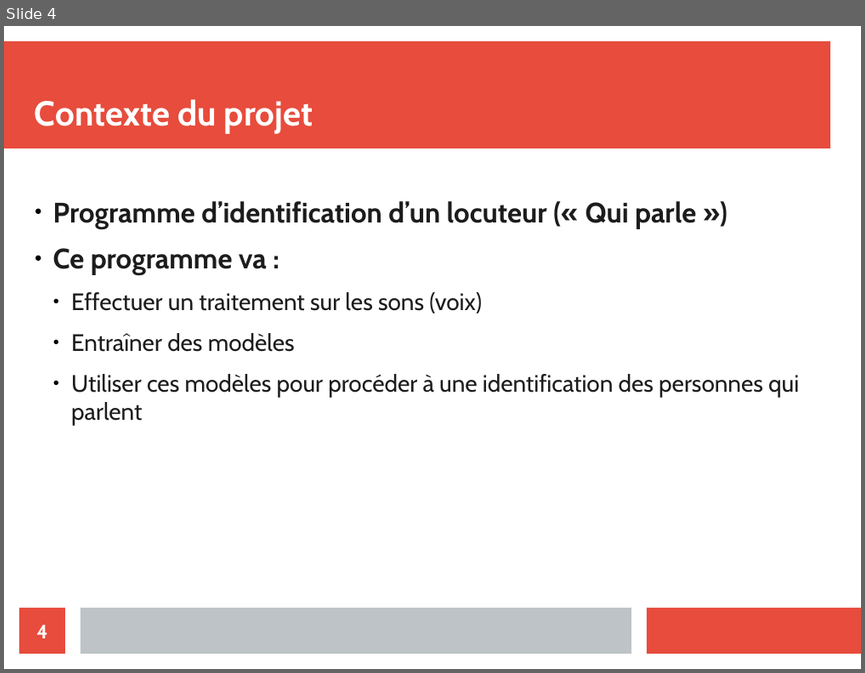
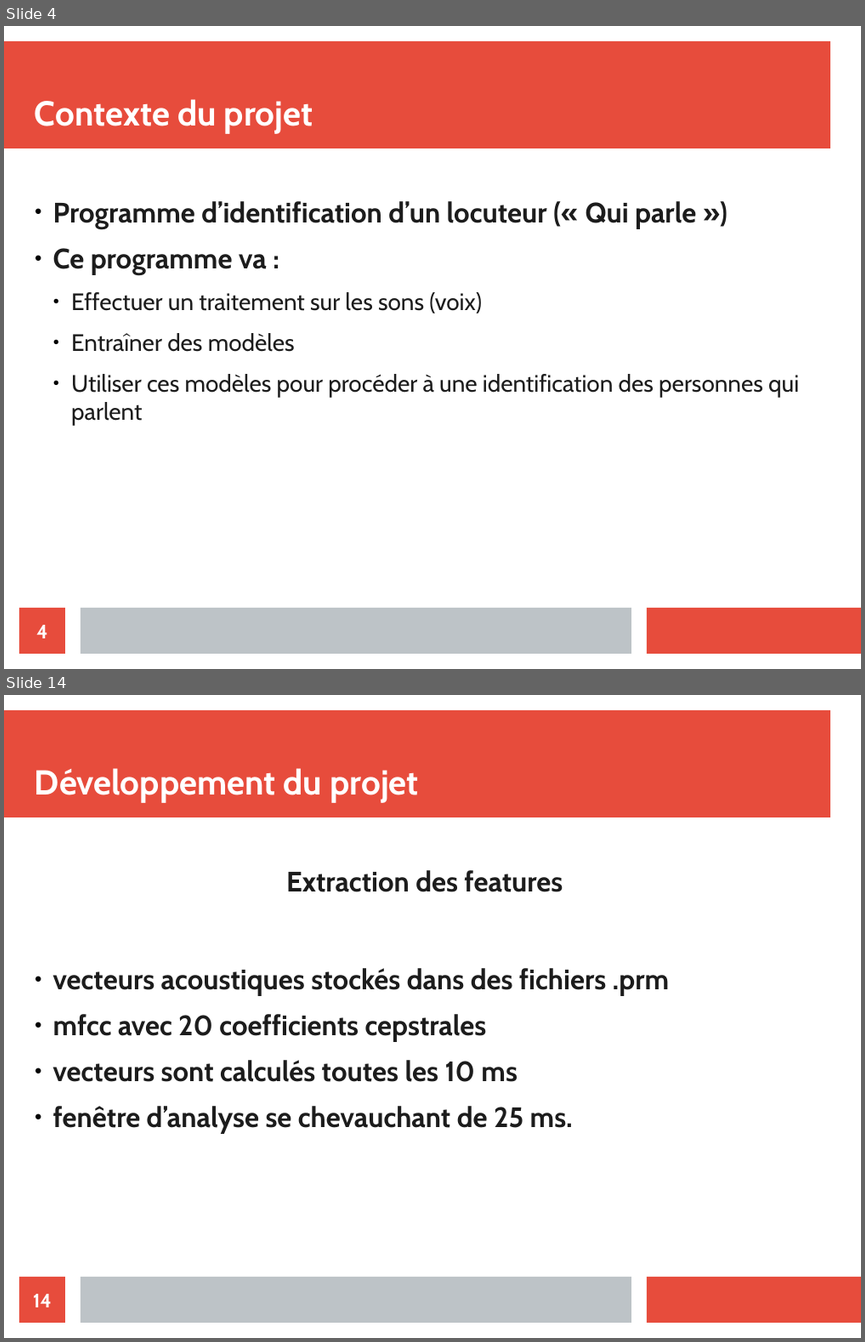
Before and after one commit to bessalahAmar/Speaker-Verification-paris8-, a slide deck: Presentation/diapo.odp. Shown one above the other, each under a label of ours: slide 4 before the commit, slides 4 and 14 after it; the slides between them are not shown. The pictures are 865x673 and 865x1342 pixels, drawn with LibreOffice and Linux fonts; fonts in the diff are those of the drawing. Boxes give left, top, right and bottom in pixels: in the first picture for what was removed or moved away, otherwise in the second. Text is boxed around its words. In the diff, an @@ line names an element or a change of style, - is before the commit and + after.

```diff
--- a/Presentation/diapo.odp
+++ b/Presentation/diapo.odp
@@ slide 14 added at [4, 695, 861, 1338], background #FFFFFF; not listed: 3 template elements that a slide beside it also shows @@
@@ title added at [35, 768, 419, 803], 32 pt, text #FFFFFF, bold @@
+Développement du projet
@@ text added at [286, 870, 562, 892], 26 pt, text #1C1C1C, bold @@
+Extraction des features
@@ text added at [53, 968, 669, 1134], 26 pt, text #1C1C1C, bold @@
+● vecteurs acoustiques stockés dans des fichiers .prm
+● mfcc avec 20 coefficients cepstrales
+● vecteurs sont calculés toutes les 10 ms
+● fenêtre d’analyse se chevauchant de 25 ms.
@@ page number added at [19, 1276, 65, 1322], fill #E74C3C, 18 pt, text #FFFFFF, bold @@
+14
```
Also in this commit, not shown: 3 slides changed, 13 other slides added.
